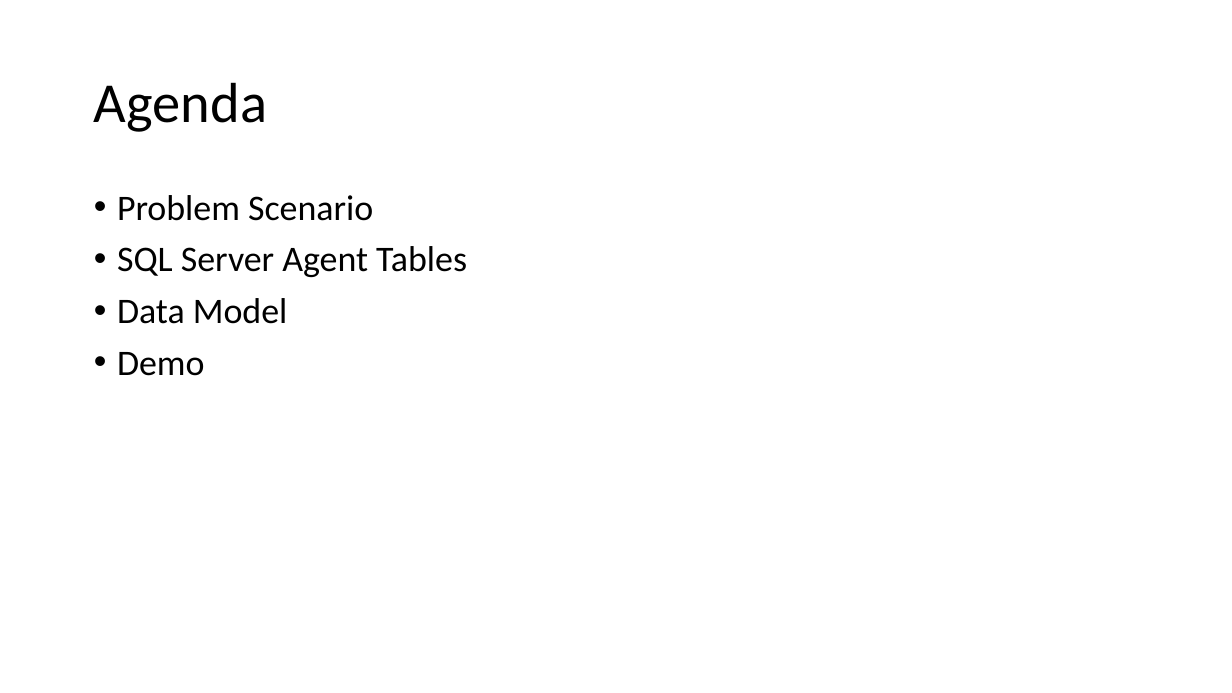
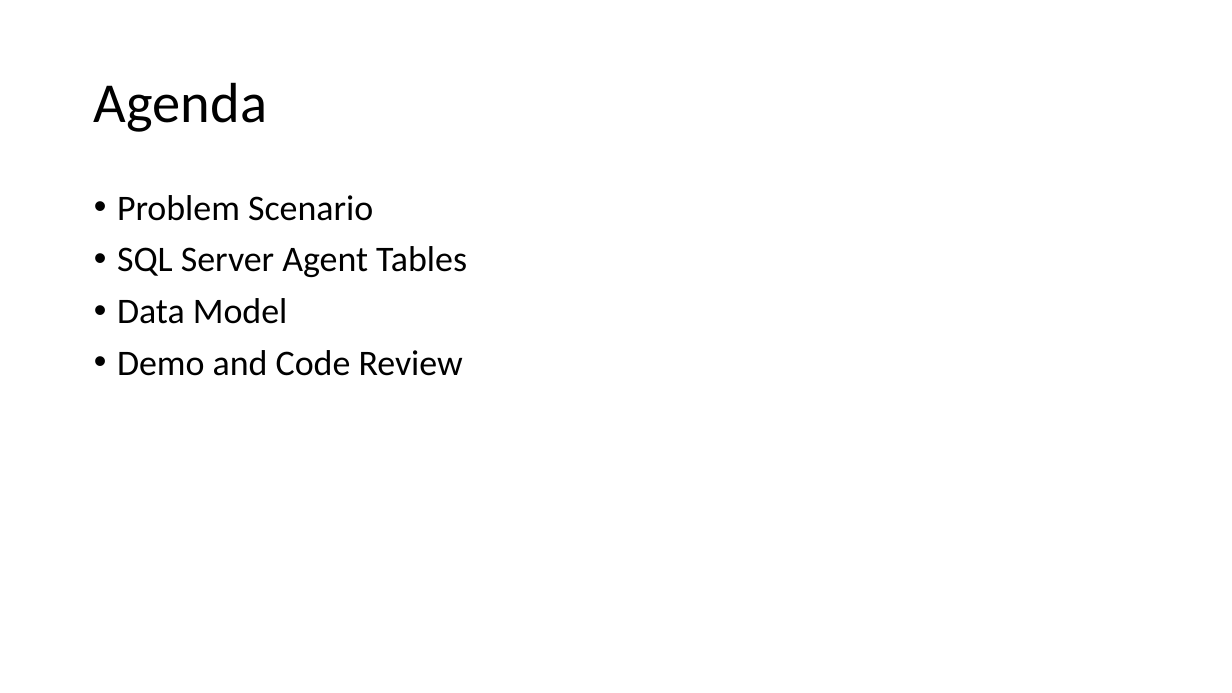
Before and after one commit to itrpllc/SQL-AGENT, a slide deck: slide 2 of MONITOR-ACTIVE-JOBS/Intelligently Monitor SQL Server Agent.pptx. Drawn at 1232x693 pixels with LibreOffice and Linux fonts; fonts in the diff are those of the drawing; background and template pictures are left out. Boxes give left, top, right and bottom in pixels: in the first picture for what was removed or moved away, otherwise in the second. Text is boxed around its words. In the diff, an @@ line names an element or a change of style, - is before the commit and + after.

```diff
--- a/MONITOR-ACTIVE-JOBS/Intelligently Monitor SQL Server Agent.pptx
+++ b/MONITOR-ACTIVE-JOBS/Intelligently Monitor SQL Server Agent.pptx
@@ text at [117, 350, 463, 376]: text changed @@
-• Demo
+• Demo and Code Review
```
Also in this commit, not shown: 1 slide added, 4 other files.
